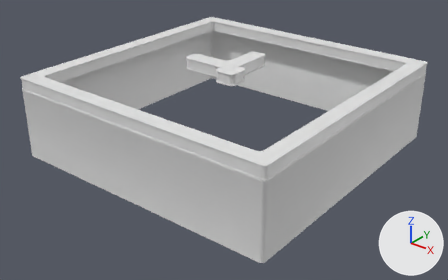
What one commit did to the Blender file Plugins/BEAMPROJ_Beamball/Content/Assets/Graphics/Gameplay/Arena/Models/AreanaAssets.blend.
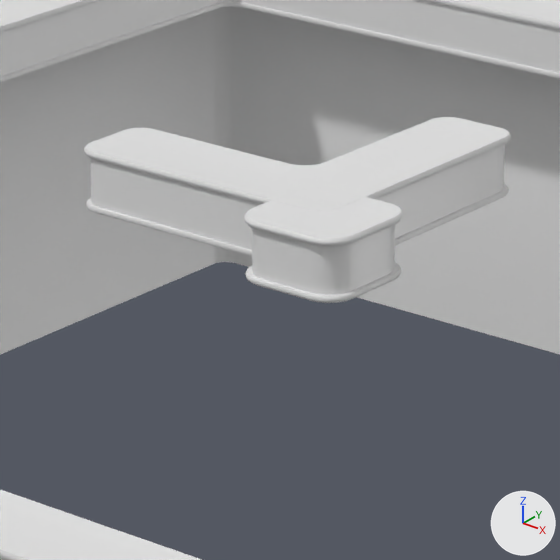
There are two pictures of each version: one whole from a 50 mm camera at (49.68, -63.53, 30.03) aimed at (0.61, -2.18, -8.0), one close up on the part from 38% to 61% of the width and 11% to 48% of the height. Arrows for +X, +Y and +Z are at lower right; the lights stay in place. The older version's two pictures come first.

In view in the first close-up: 'Block', 'Block3', 'BlockLimit', 'BoxLimit_Shell'.
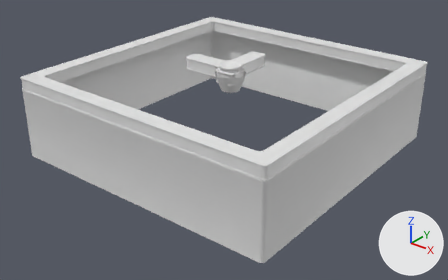
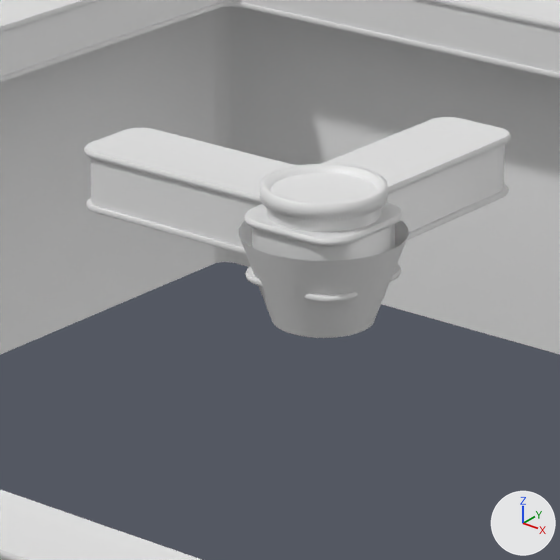
Boxes (x1, y1, x2, y2) around the edits, measured in the close-ups (560 x 560 px):
'HologramGlow', added
    after: (239, 220, 409, 338)
'HologramBase', added
    after: (260, 164, 388, 232)
    faces in mat_material (its picture is missing): (260, 164, 388, 232)
    faces in mat_emissionhologram (its picture is missing): (266, 164, 382, 202)

The change, as a list of edits to the scene's bpy script:
```text
Add mat_emissionhologram:
    mat_emissionhologram = principled_material('EmissionHologram')
    mat_emissionhologram.base_color = (0.8, 0.8, 0.8)  # white #e7e7e7
    mat_emissionhologram.roughness = 0.4
Add me_cylinder_001:
    me_cylinder_001.from_pydata(...)  # 64 vertices, 32 faces; spans x -2.17..2.17, y -2.17..2.17, z -1.19..1.19
    me_cylinder_001.polygons.foreach_set('use_smooth', [True] * 32)
Add me_cylinder:
    me_cylinder.from_pydata(...)  # 192 vertices, 161 faces; spans x -1.61..1.61, y -1.61..1.61, z 0.12..2.48
    me_cylinder.polygons.foreach_set('use_smooth', [True] * 161)
    # faces by material slot: [128, 33]
    me_cylinder.materials.append(mat_material)  # its picture is missing
    me_cylinder.materials.append(mat_emissionhologram)  # its picture is missing
Add ob_hologramglow:
    ob_hologramglow = bpy.data.objects.new('HologramGlow', me_cylinder_001)
    ob_hologramglow.location = (0.0, 0.0, 0.0)
Add ob_hologrambase:
    ob_hologrambase = bpy.data.objects.new('HologramBase', me_cylinder)
    ob_hologrambase.location = (0.0, 0.0, 0.0)
```
